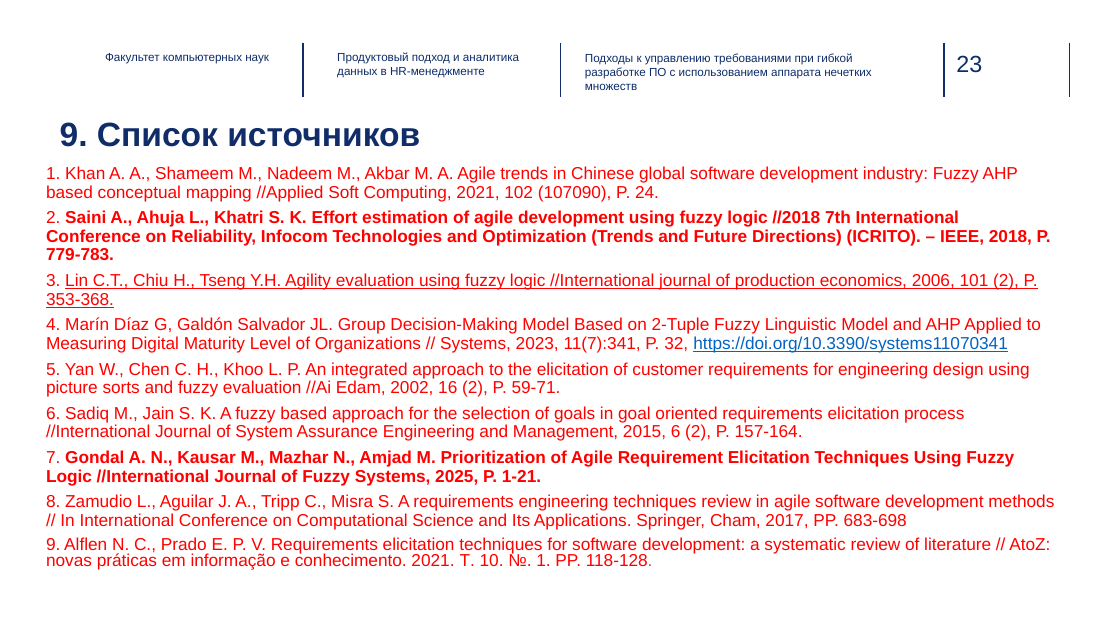
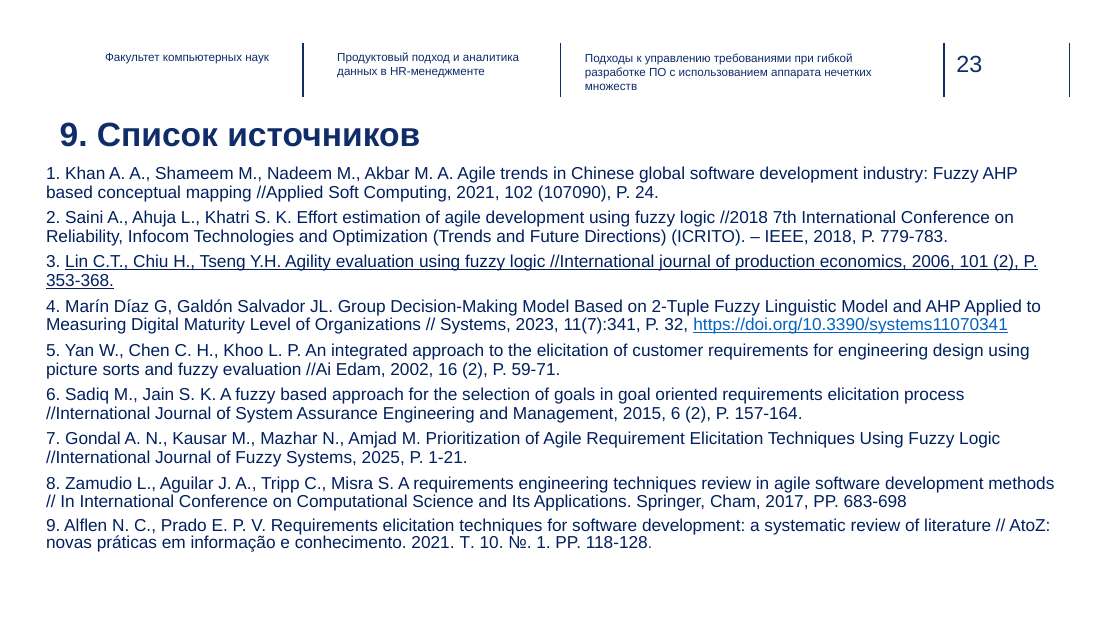
Before and after one commit to inna531/Fuzzy-Agile-Development, a slide deck: slide 23 of 2025.11.25_Понаровская_презентация_PP.pptx. Drawn at 1120x630 pixels with LibreOffice and Linux fonts; fonts in the diff are those of the drawing; background and template pictures are left out. Boxes give left, top, right and bottom in pixels: in the first picture for what was removed or moved away, otherwise in the second. Text is boxed around its words. In the diff, an @@ line names an element or a change of style, - is before the commit and + after.

```diff
--- a/2025.11.25_Понаровская_презентация_PP.pptx
+++ b/2025.11.25_Понаровская_презентация_PP.pptx
@@ text "1. Khan A. A., Shameem ..." at bbox=[46, 166, 1054, 552]: text colour #FF0000 to #002060; bold off in "Saini A., Ahuja L., Khatri S. K. ...", "Gondal A. N., Kausar M., Mazhar N., ..."; more space between paragraphs @@
```
Also in this commit, not shown: 13 other slides changed, 5 other files.
